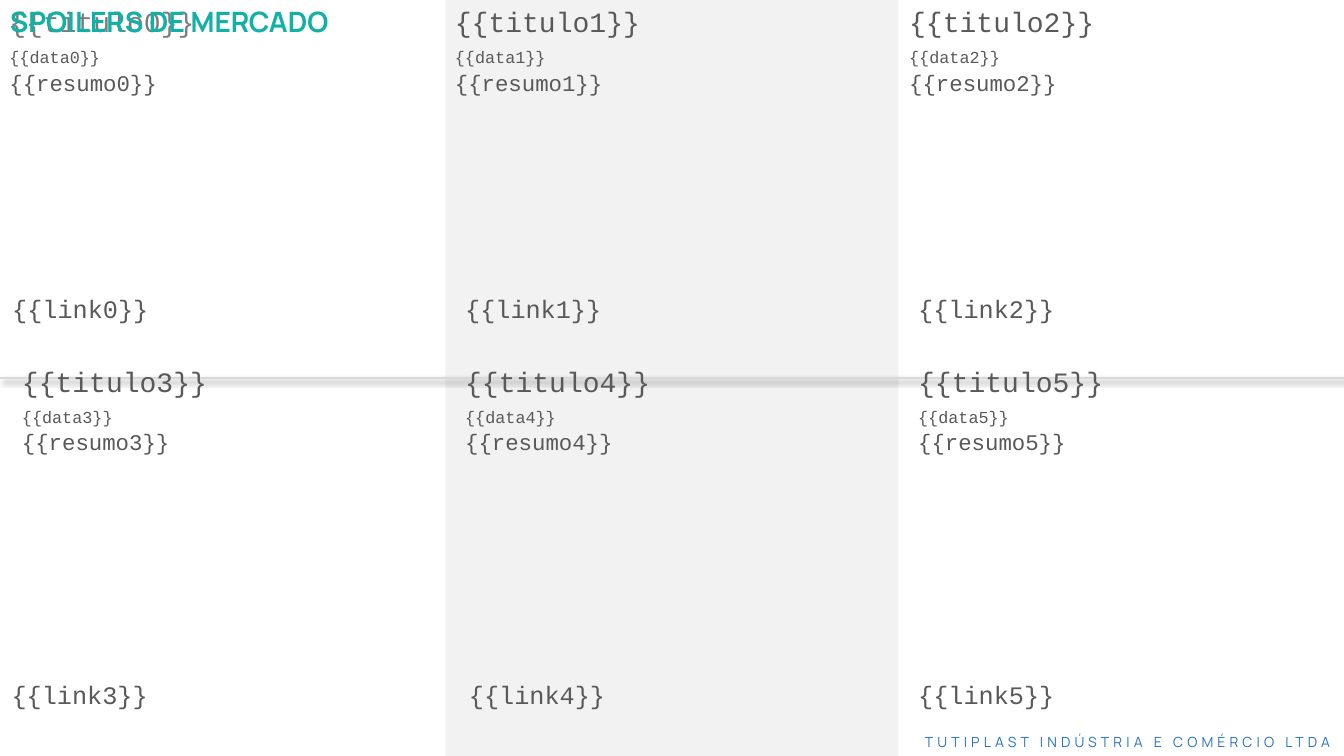
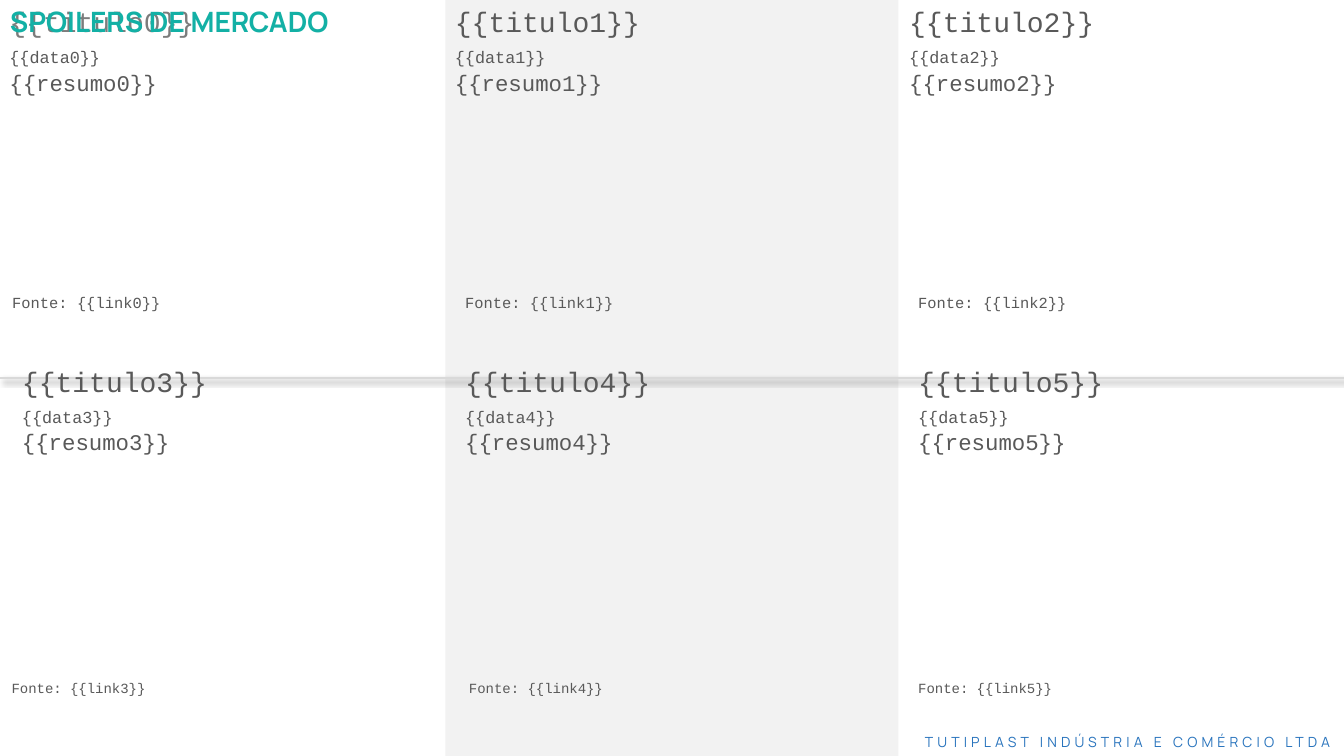
Before and after one commit to kamilypl/API-Python, a slide deck: slide 1 of template.pptx. Drawn at 1344x756 pixels with LibreOffice and Linux fonts; fonts in the diff are those of the drawing. Boxes give left, top, right and bottom in pixels: in the first picture for what was removed or moved away, otherwise in the second. Text is boxed around its words. In the diff, an @@ line names an element or a change of style, - is before the commit and + after.

```diff
--- a/template.pptx
+++ b/template.pptx
@@ text at (12,297,160,311): text changed; size 18 to 11 pt @@
-{{link0}}
+Fonte: {{link0}}
@@ text at (465,297,613,311): text changed; size 18 to 11 pt @@
-{{link1}}
+Fonte: {{link1}}
@@ text at (918,297,1066,311): text changed; size 18 to 11 pt @@
-{{link2}}
+Fonte: {{link2}}
@@ text at (12,683,145,696): text changed; size 18 to 10 pt @@
-{{link3}}
+Fonte: {{link3}}
@@ text at (469,683,603,696): text changed; size 18 to 10 pt @@
-{{link4}}
+Fonte: {{link4}}
@@ text at (918,683,1052,696): text changed; size 18 to 10 pt @@
-{{link5}}
+Fonte: {{link5}}
```
Also in this commit, not shown: 1 other file.
